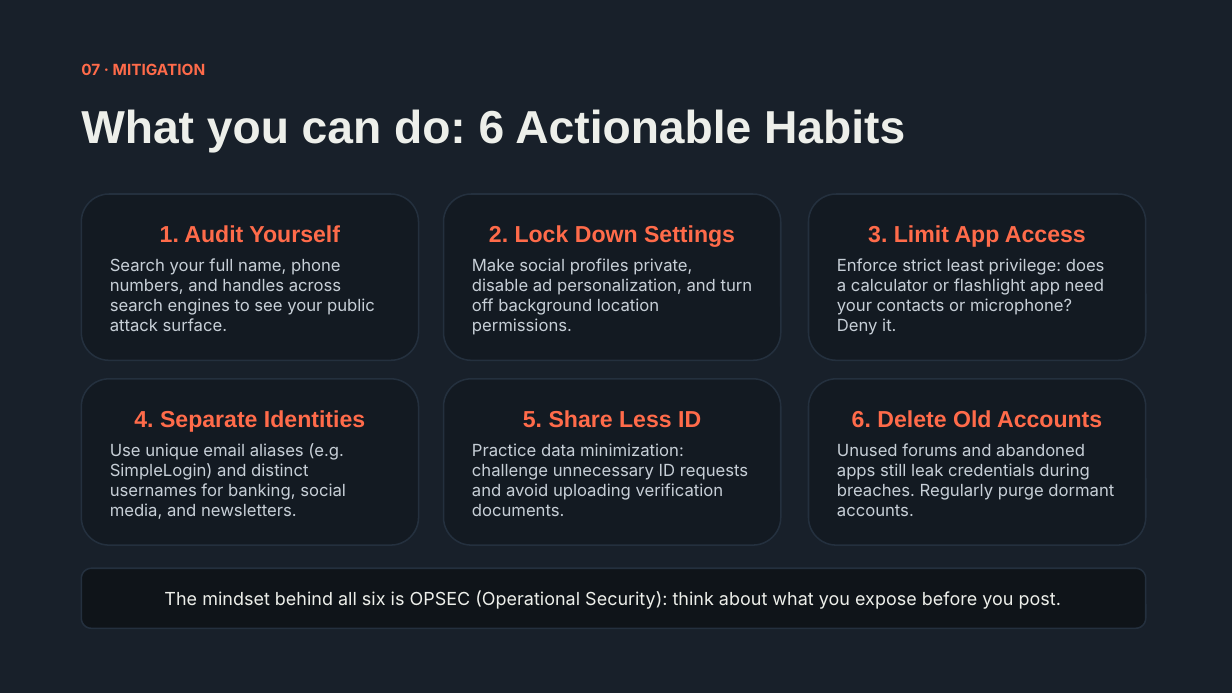
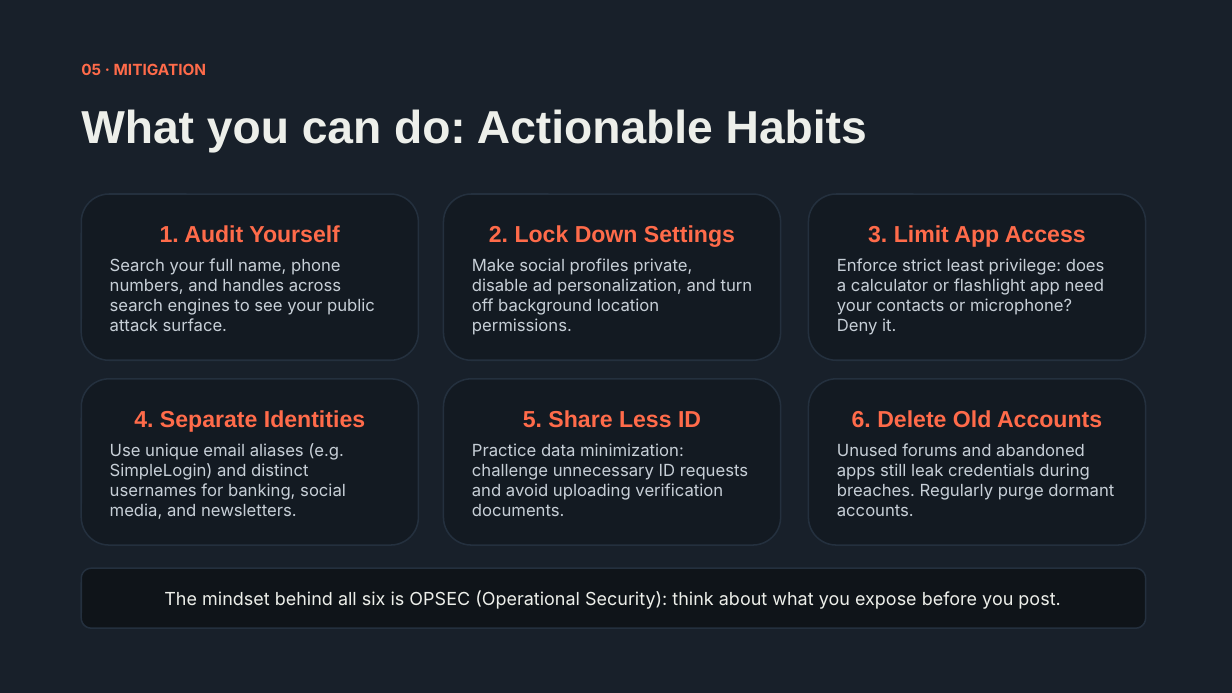
Before and after one commit to snowfox-rubait/englishPresentation, a slide deck: slide 7 of digitalFootprint/383 & 388.pptx (slide 9 before the commit). Drawn at 1232x693 pixels with LibreOffice and Linux fonts; fonts in the diff are those of the drawing. Boxes give left, top, right and bottom in pixels: in the first picture for what was removed or moved away, otherwise in the second. Text is boxed around its words. In the diff, an @@ line names an element or a change of style, - is before the commit and + after.

```diff
--- a/digitalFootprint/383 & 388.pptx
+++ b/digitalFootprint/383 & 388.pptx
@@ text at [81, 63, 207, 75]: text changed @@
-07 · MITIGATION
+05 · MITIGATION
@@ text at [81, 109, 867, 152]: text changed @@
-What you can do: 6 Actionable Habits
+What you can do: Actionable Habits
@@ outline #24303E 1.2 pt to #24303E 1.19 pt; proportions changed in 7 elements at [81, 194, 419, 360], [444, 194, 781, 360], [809, 194, 1146, 360], [81, 379, 419, 545], [444, 379, 781, 545], [809, 379, 1146, 545], [81, 568, 1146, 628] @@
```
Also in this commit, not shown: 6 other slides changed, 2 slides added, 4 slides removed, 6 other files.
